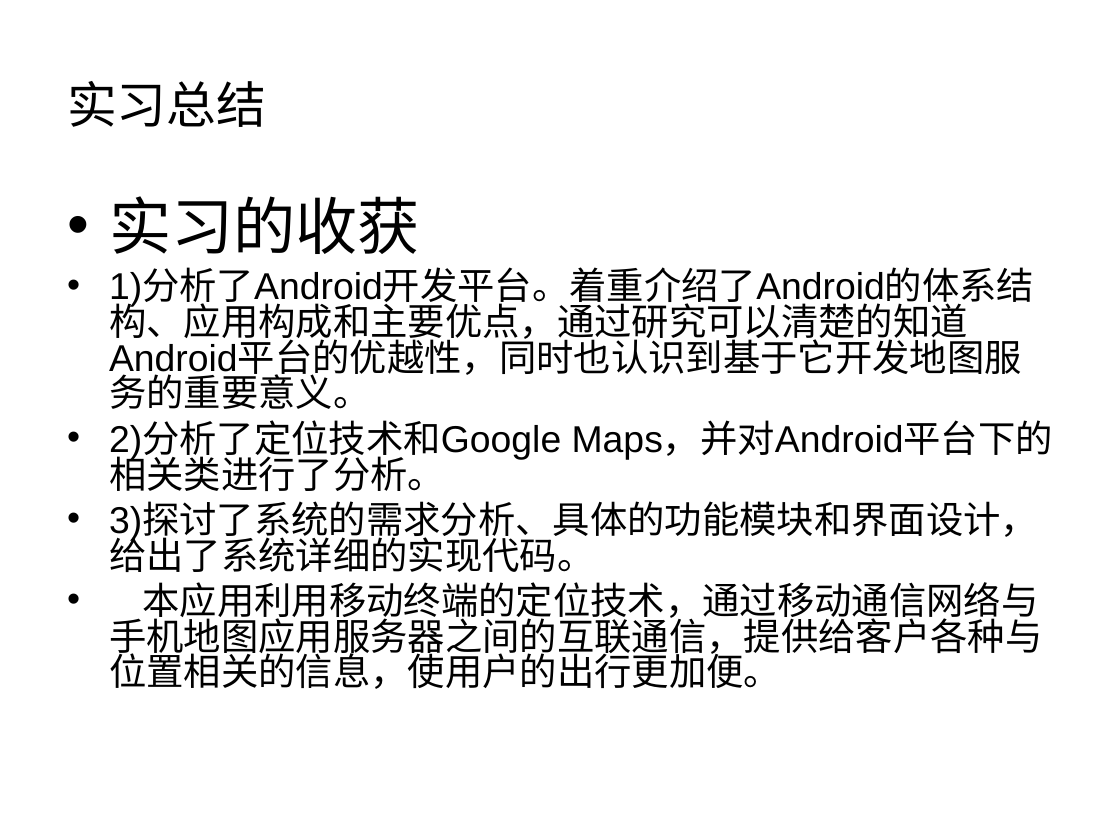
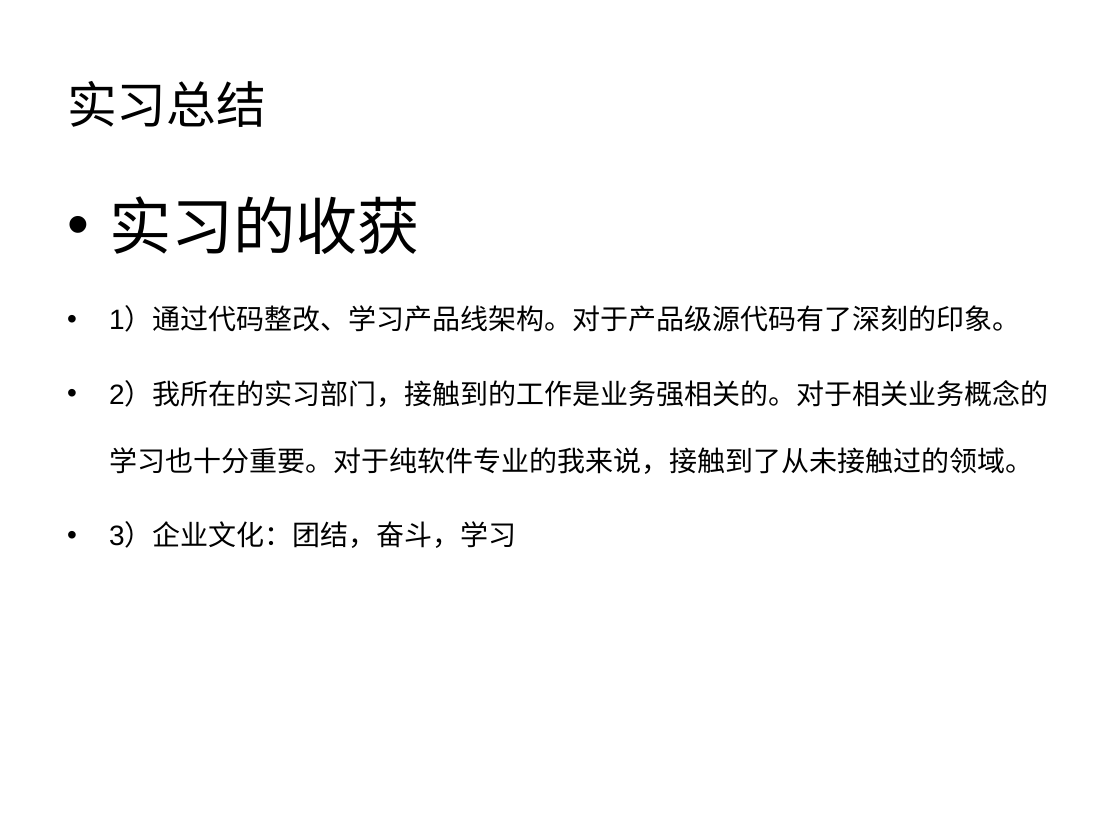
Before and after one commit to iCodeZone/shixi, a slide deck: slide 12 of 6.实习答辩.ppt (slide 18 before the commit). Drawn at 1120x840 pixels with LibreOffice and Linux fonts; fonts in the diff are those of the drawing; background and template pictures are left out. Boxes give left, top, right and bottom in pixels: in the first picture for what was removed or moved away, otherwise in the second. Text is boxed around its words. In the diff, an @@ line names an element or a change of style, - is before the commit and + after.

```diff
--- a/6.实习答辩.ppt
+++ b/6.实习答辩.ppt
@@ text at [109,308,1049,548]: text changed; size 24 to 18 pt @@
-• 1)分析了Android开发平台。着重介绍了Android的体系结构、应用构成和主要优点，通过研究可以清楚的知道Android平台的优越性，同时也认识到基于它开发地图服务的重要意义。
-• 2)分析了定位技术和Google Maps，并对Android平台下的相关类进行了分析。
-• 3)探讨了系统的需求分析、具体的功能模块和界面设计，给出了系统详细的实现代码。
-• 本应用利用移动终端的定位技术，通过移动通信网络与手机地图应用服务器之间的互联通信，提供给客户各种与位置相关的信息，使用户的出行更加便。
+• 1）通过代码整改、学习产品线架构。对于产品级源代码有了深刻的印象。
+• 2）我所在的实习部门，接触到的工作是业务强相关的。对于相关业务概念的学习也十分重要。对于纯软件专业的我来说，接触到了从未接触过的领域。
+• 3）企业文化：团结，奋斗，学习
```
Also in this commit, not shown: 4 other slides changed, 7 slides added, 14 slides removed, 2 other files.
